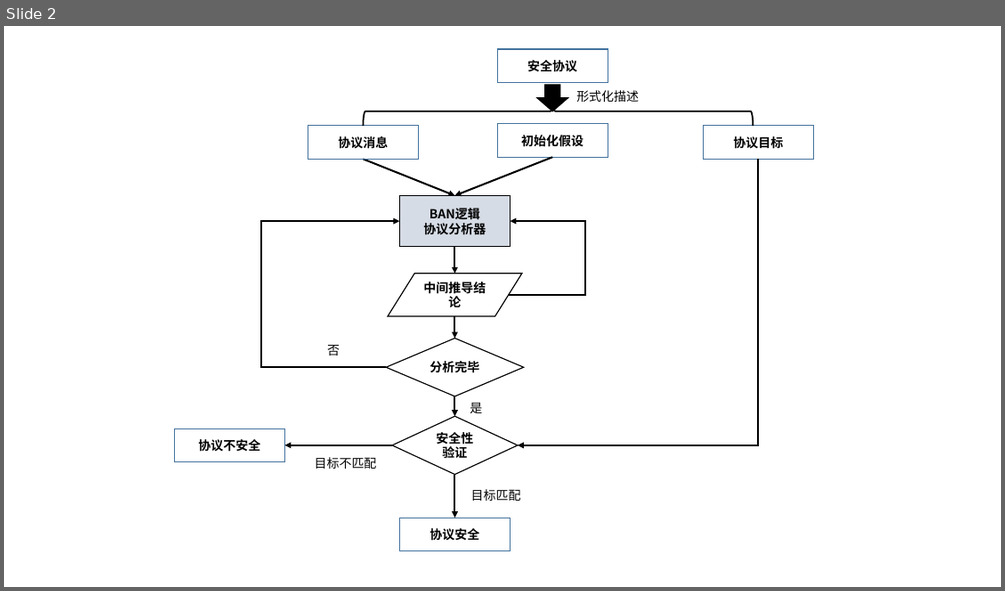
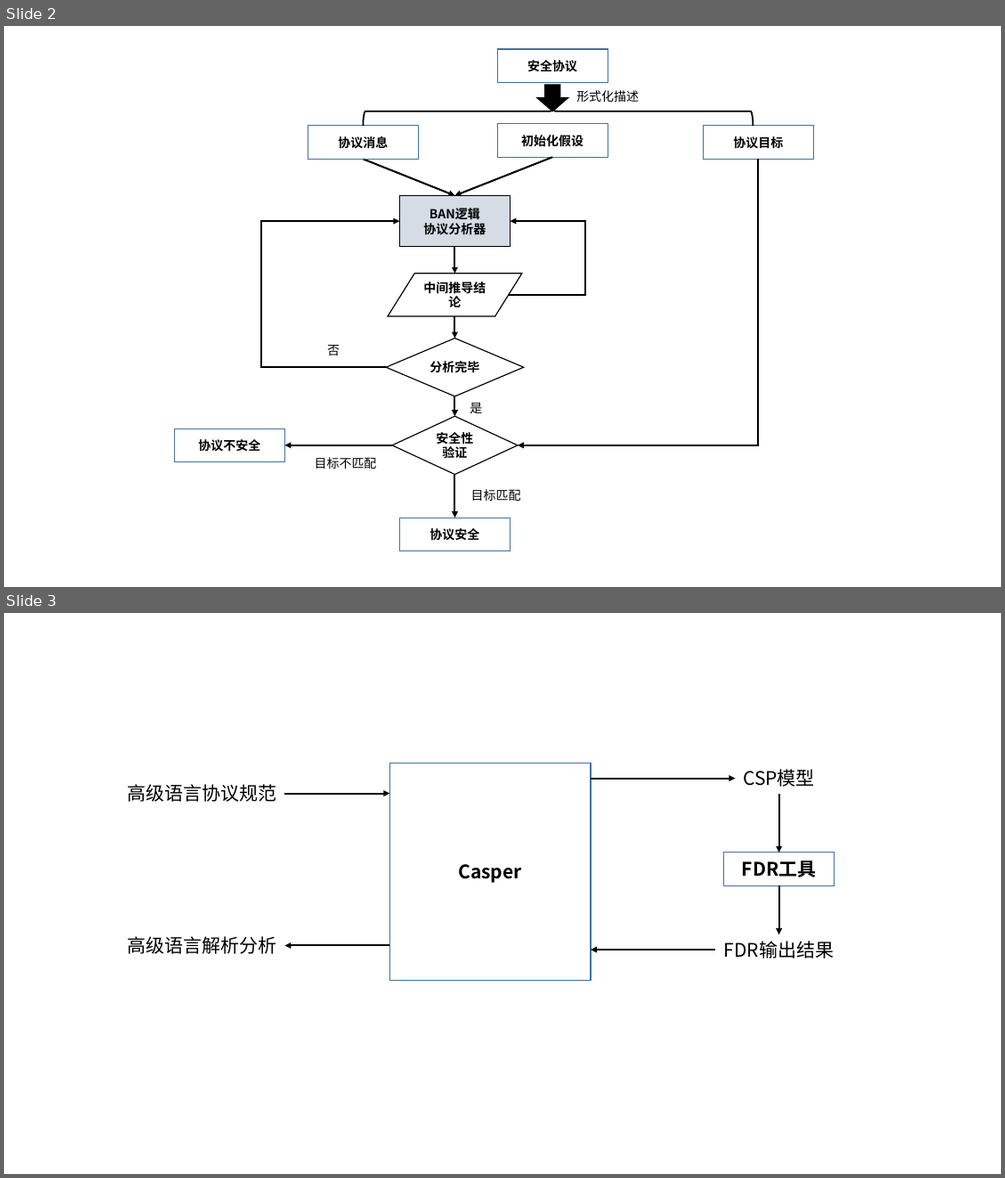
Before and after one commit to fy222fy/Formal-methods, a slide deck: 绘图用ppt.pptx. Shown one above the other, each under a label of ours: slide 2 before the commit, slides 2 and 3 after it. The pictures are 1005x591 and 1005x1178 pixels, drawn with LibreOffice and Linux fonts; fonts in the diff are those of the drawing. Boxes give left, top, right and bottom in pixels: in the first picture for what was removed or moved away, otherwise in the second. Text is boxed around its words. In the diff, an @@ line names an element or a change of style, - is before the commit and + after.

```diff
--- a/绘图用ppt.pptx
+++ b/绘图用ppt.pptx
@@ slide 3 added at (x1=4, y1=613, x2=1001, y2=1174), background #FFFFFF @@
@@ rectangle added at (x1=390, y1=763, x2=591, y2=981), outline #43739E 1 pt, 18 pt, text #000000, bold @@
+Casper
@@ text added at (x1=743, y1=769, x2=815, y2=787), 18 pt, text #000000 @@
+CSP模型
@@ text added at (x1=127, y1=784, x2=276, y2=802), 18 pt, text #000000 @@
+高级语言协议规范
@@ arrow added from (285, 793) to (390, 793), #000000 1.75 pt @@
@@ arrow added from (591, 779) to (736, 779), #000000 1.75 pt @@
@@ arrow added from (778, 793) to (778, 852), #000000 1.75 pt @@
@@ rectangle added at (x1=724, y1=852, x2=834, y2=886), outline #43739E 1 pt, 18 pt, text #000000, bold @@
+FDR工具
@@ arrow added from (778, 886) to (778, 934), #000000 1.75 pt @@
@@ text added at (x1=127, y1=936, x2=276, y2=954), 18 pt, text #000000 @@
+高级语言解析分析
@@ arrow added from (390, 946) to (285, 946), #000000 1.75 pt @@
@@ arrow added from (715, 949) to (591, 949), #000000 1.75 pt @@
@@ text added at (x1=724, y1=941, x2=833, y2=958), 18 pt, text #000000 @@
+FDR输出结果
```
Also in this commit, not shown: 5 other files.
